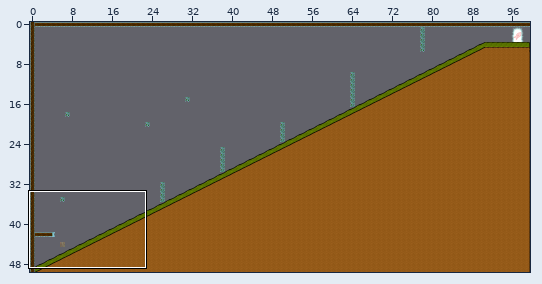
Tiled map -- assets/maps/5.tmx. Above: a wide view before the commit, with the close-up outlined.
Close-up. First the earlier version:
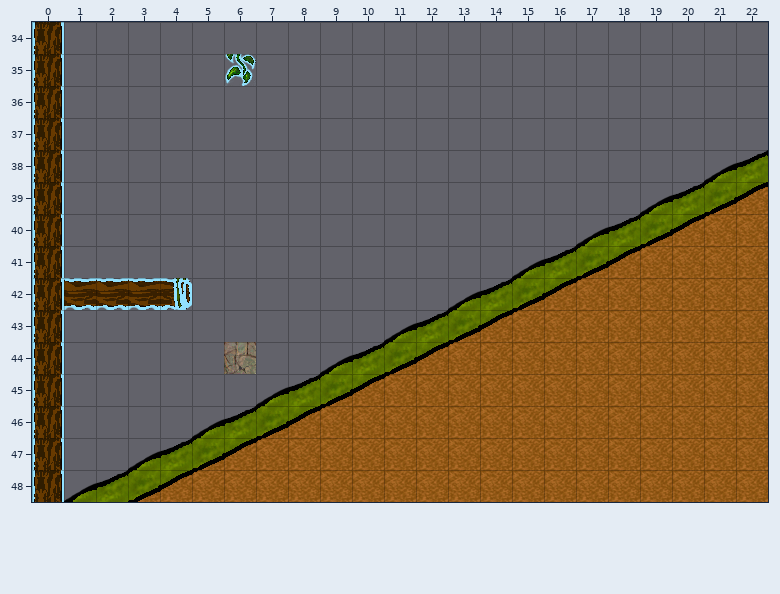
Cells are 32x32 px. Shown: x 0..22, y 34..48.
And afterwards:
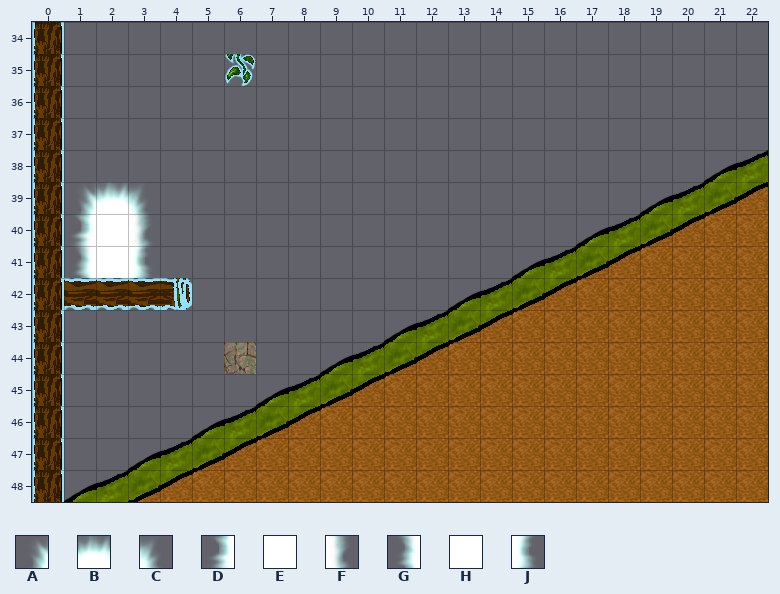
Key: from "forestTiles": A 92, B 93, C 94, D 104, E 105, F 106, G 116, H 117, J 118.
_ is an empty cell.
See-through tiles are keyed as they look on the map.
The exact change:
Layer "Tile Layer 1":
y 39: x 1..3 ___ -> ABC
y 40: x 1..3 ___ -> DEF
y 41: x 1..3 ___ -> GHJ
Pixel boxes of the changes (left, top, right, bottom) in both close-ups:
added: (71, 182, 152, 278)
